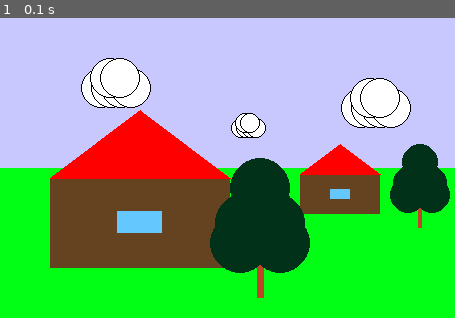
Above: before the commit, frame 1.
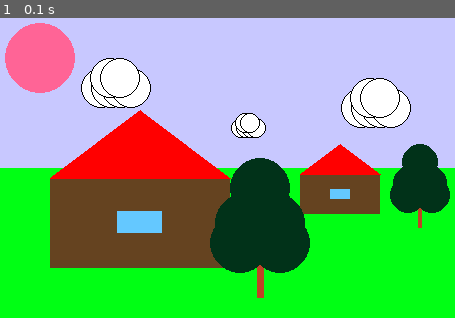
Above: after the commit, the same moment.

Repository: YarPhys/infa_2021_yarenkov
Game: pygame game, started from lab3/HW.py
Same seed, same stepped clock (60 frames per second), same inputs: the game is played once before the commit and once after it.
Inputs:
- Up to frame 1 (0.1 s): no input

The runs differ from the first frame. In frame 1, 2.8% of the frame differs, in the area x 1-17%, y 1-25%.

Commit message:
Update HW.py

Diff:
--- a/lab3/HW.py
+++ b/lab3/HW.py
@@ -38,6 +38,7 @@
 cloud(240, 110, 10)
 tree(260, 230, 5)
 tree(420, 180, 3)
+pg.draw.circle(screen, (255, 100, 150), (40, 40), 35)
 
 pg.display.update()
 clock = pg.time.Clock()
